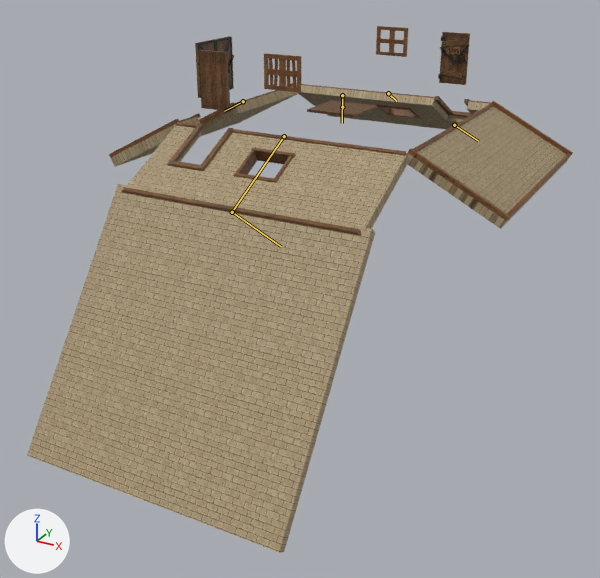
A saved change to the FBX model Assets/Models/Walls/Livingroom_Base_Z.fbx.
Both versions are drawn from a 50 mm camera at (13.3, -27.4, 5.7) aimed at (0.2, -3.6, -6.2). The lights are fixed; the arrows at lower left show +X, +Y and +Z. The picture after the commit comes second. Both versions are drawn at frame 68 of the action 'LivingRoom_COME'; the numbers are the values there. The bones that bend it are drawn over the model as lines.

The first picture shows 'Livingroom_Base_Z'.
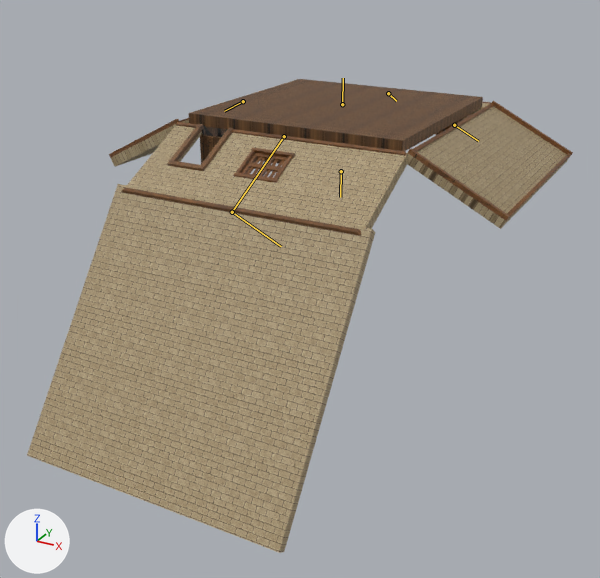
Where the change shows, as pixel boxes (x1, y1, x2, y2) in the pictures (600 x 578 px):
'Livingroom_Base_Z', posed (10% shorter): before (27, 26, 573, 553); after (27, 79, 573, 553)
bone 'Livingroom_Floor', root to tip: before (342, 107) to (342, 101); after (342, 104) to (343, 78)
bone 'outholes', root to tip: before (342, 95) to (342, 123); after (341, 171) to (340, 197)

What the commit changed:
Bone 'Livingroom_Floor' (bone_livingroom_floor) moves from (0.0, -0.42, 0.0) to (0.0, -0.32, 0.0).
Bone 'Livingroom_Floor' (bone_livingroom_floor) is rescaled from (0.22, 0.22, 0.22) to (0.94, 0.94, 0.94).
Bone 'outholes' (bone_outholes) moves from (0.0, 0.0, 0.0) to (0.0, 2.83, 0.0).
